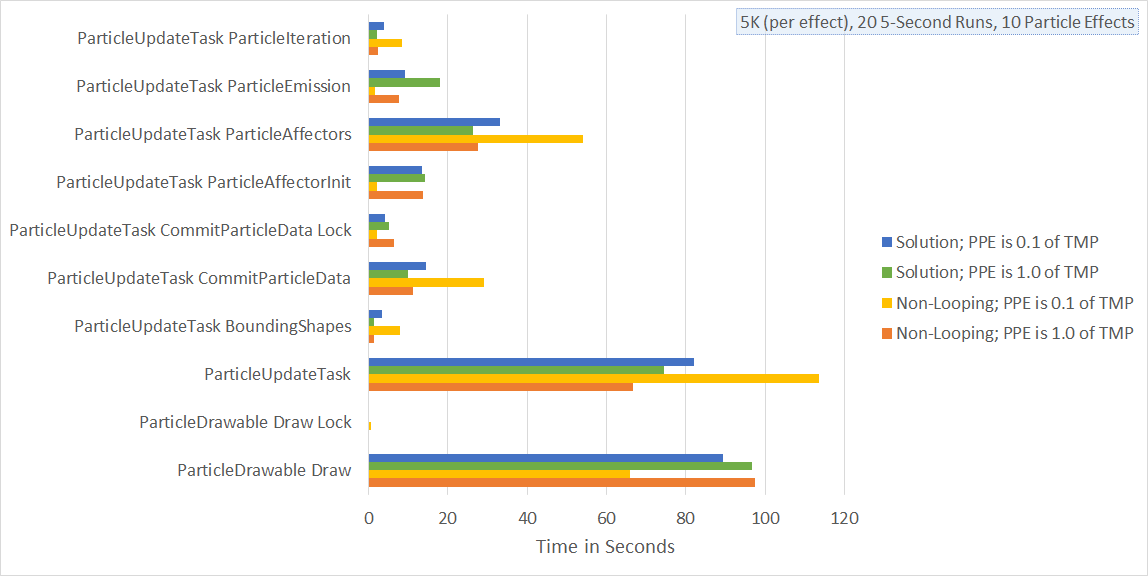
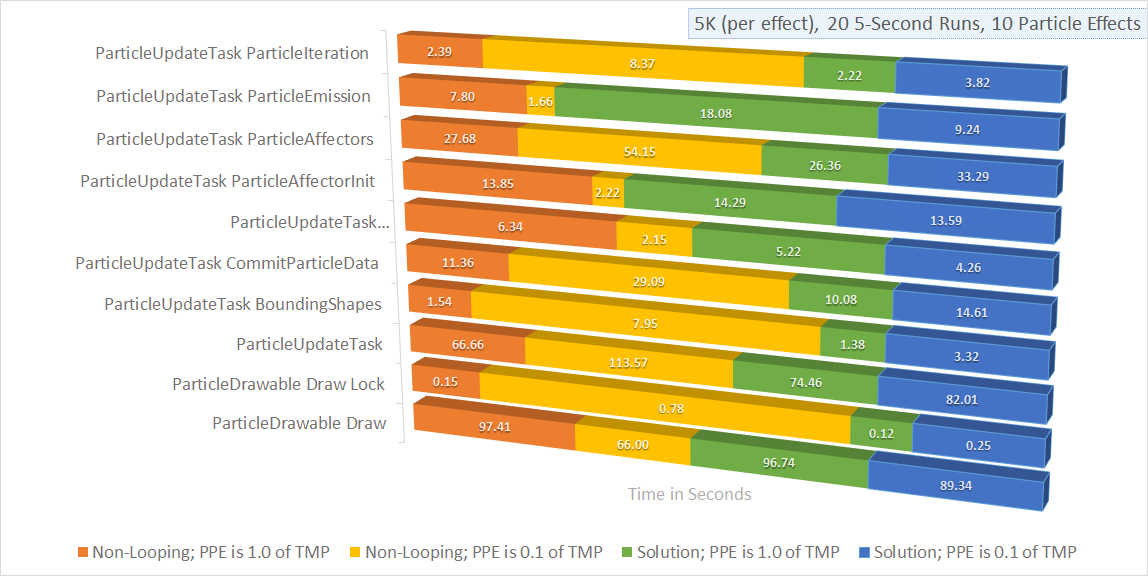
Layer changes from the first 1148px x 576px image to the second:
added layer "Layer 3" above "Layer 2" over [10, 8, 1147, 561]
